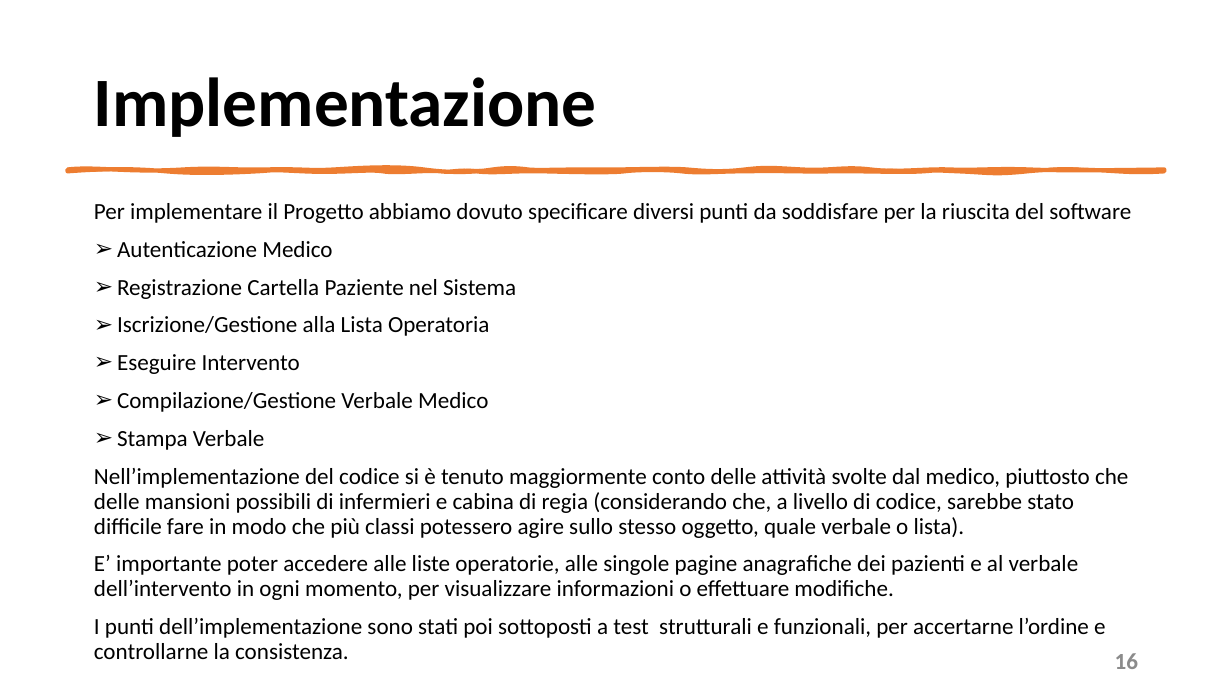
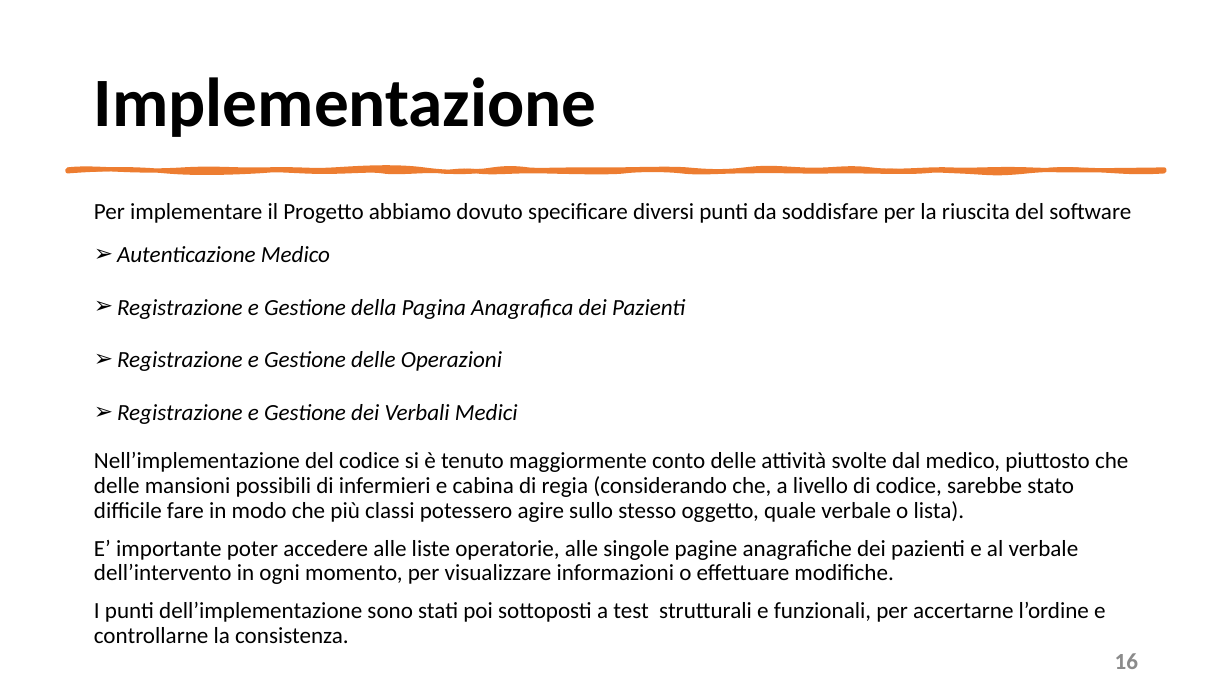
Before and after one commit to mangilimatteo/Progetto_Ingegneria_Software_Cattaneo_Mangili_Saini, a slide deck: slide 16 of Presentazione/Presentazione_Progetto.pptx. Drawn at 1232x693 pixels with LibreOffice and Linux fonts; fonts in the diff are those of the drawing. Boxes give left, top, right and bottom in pixels: in the first picture for what was removed or moved away, otherwise in the second. Text is boxed around its words. In the diff, an @@ line names an element or a change of style, - is before the commit and + after.

Commit message:
Presentazione
Requisiti e Implementazione

```diff
--- a/Presentazione/Presentazione_Progetto.pptx
+++ b/Presentazione/Presentazione_Progetto.pptx
@@ text at (x1=117, y1=246, x2=330, y2=262): italic on in "Autenticazione Medico"; line spacing 0.9 to 1.07; more space between paragraphs @@
@@ text at (x1=117, y1=299, x2=685, y2=424): text changed; italic on @@
-➢ Registrazione Cartella Paziente nel Sistema
-➢ Iscrizione/Gestione alla Lista Operatoria
-➢ Eseguire Intervento
-➢ Compilazione/Gestione Verbale Medico
-➢ Stampa Verbale
+➢ Registrazione e Gestione della Pagina Anagrafica dei Pazienti
+➢ Registrazione e Gestione delle Operazioni
+➢ Registrazione e Gestione dei Verbali Medici
```
Also in this commit, not shown: 1 other slide changed.
